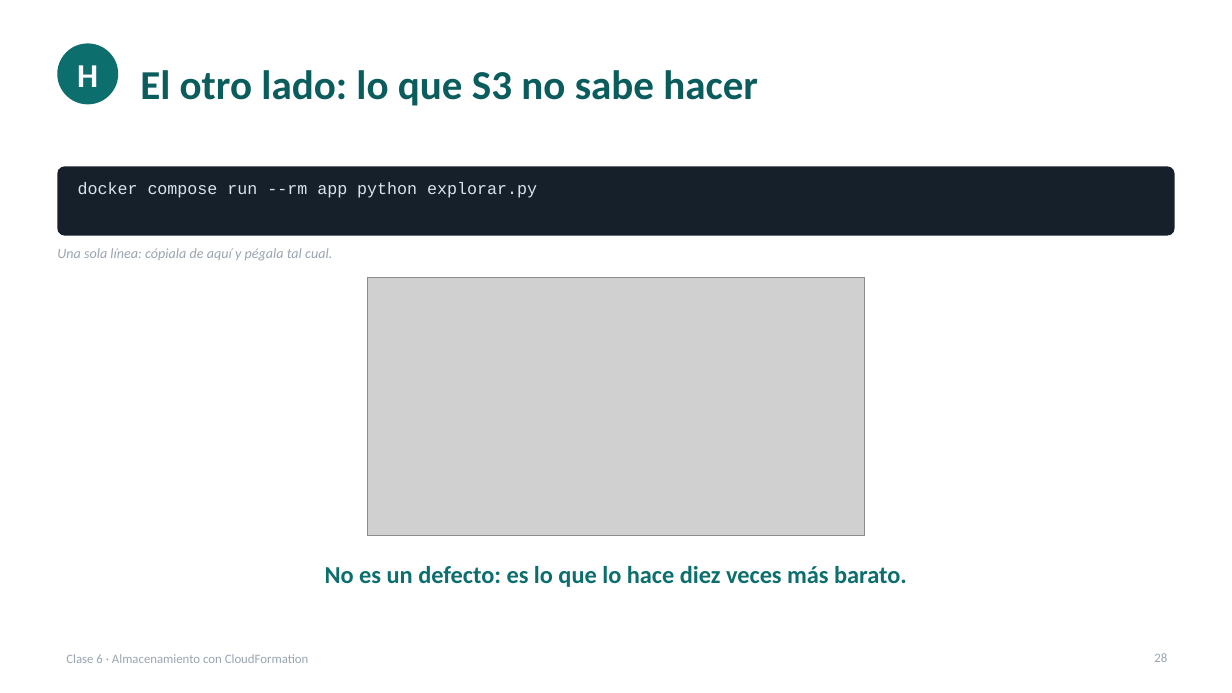
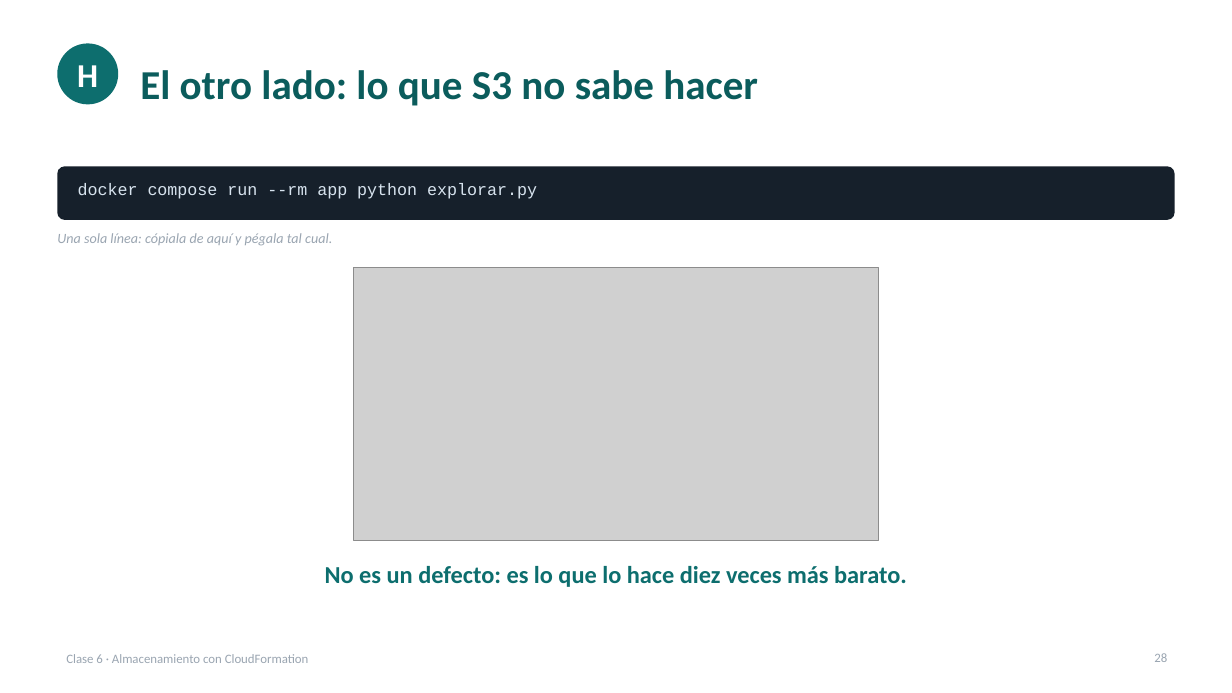
Before and after one commit to cesaraul/IOT_DEVELOPER_AWS, a slide deck: slide 28 of docs/clases/clase-06-almacenamiento-y-cloudformation.pptx. Drawn at 1232x693 pixels with LibreOffice and Linux fonts; fonts in the diff are those of the drawing; grey boxes stand for pictures. Boxes give left, top, right and bottom in pixels: in the first picture for what was removed or moved away, otherwise in the second. Text is boxed around its words. In the diff, an @@ line names an element or a change of style, - is before the commit and + after.

```diff
--- a/docs/clases/clase-06-almacenamiento-y-cloudformation.pptx
+++ b/docs/clases/clase-06-almacenamiento-y-cloudformation.pptx
@@ rounded rectangle: place and size @@
-rounded rectangle at box(57, 166, 1175, 236)
+rounded rectangle at box(57, 166, 1175, 220)
@@ rounded rectangle at box(57, 166, 1175, 220): proportions changed @@
@@ text "Una sola línea: cópiala de ...": place and size @@
-text "Una sola línea: cópiala de ..." at box(57, 248, 332, 260)
+text "Una sola línea: cópiala de ..." at box(57, 233, 332, 245)
@@ picture: place and size @@
-picture at box(367, 277, 864, 536)
+picture at box(354, 268, 878, 541)
```
Also in this commit, not shown: 10 other slides changed, 1 other file.
